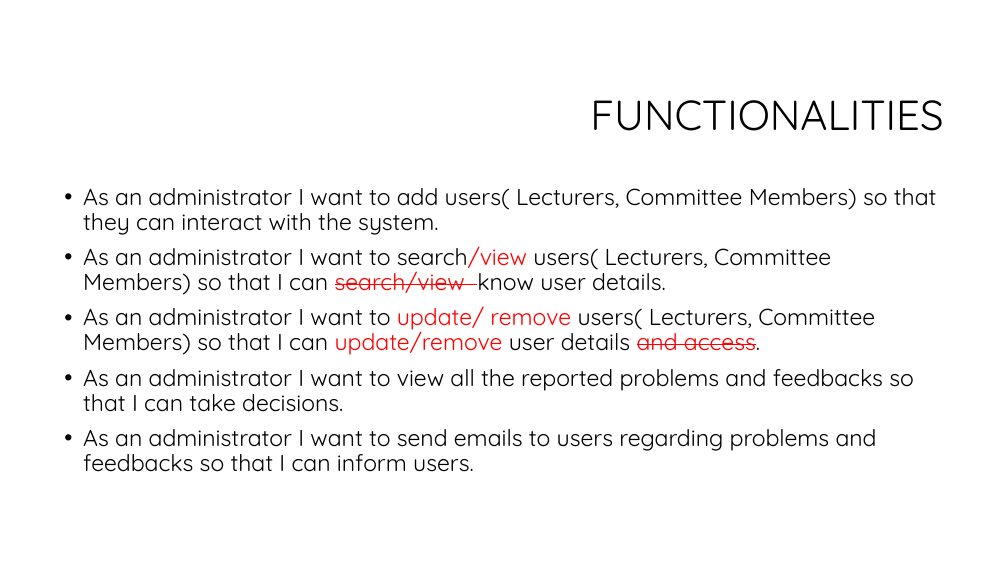
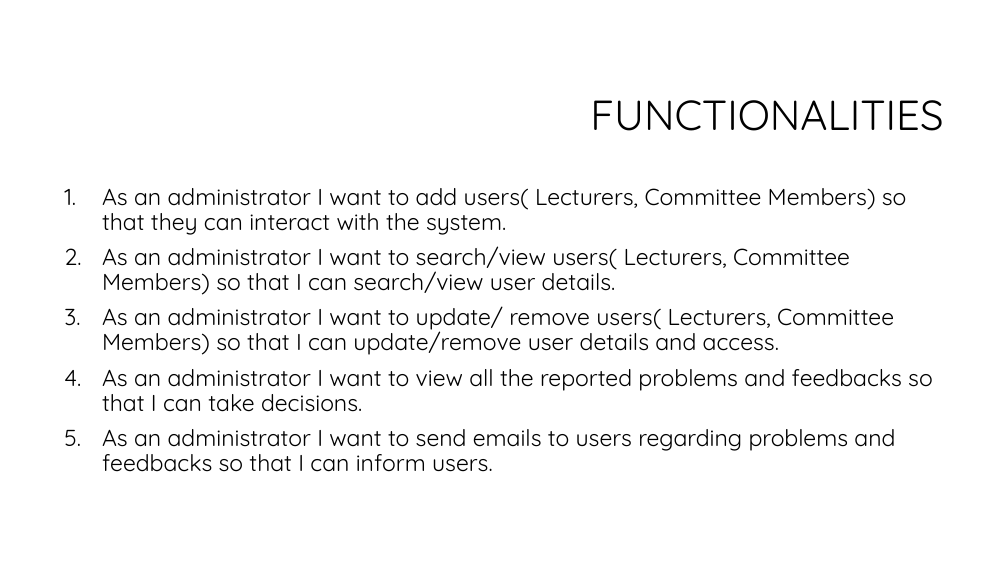
Before and after one commit to Sajith16/CSSEDocs, a slide deck: slide 7 of CodeFest-Management-Tool.pptx. Drawn at 1008x567 pixels with LibreOffice and Linux fonts; fonts in the diff are those of the drawing; background and template pictures are left out. Boxes give left, top, right and bottom in pixels: in the first picture for what was removed or moved away, otherwise in the second. Text is boxed around its words. In the diff, an @@ line names an element or a change of style, - is before the commit and + after.

```diff
--- a/CodeFest-Management-Tool.pptx
+++ b/CodeFest-Management-Tool.pptx
@@ text at (102,188,933,472): text colour #FF0000 to #000000 in "update/ remove update/remove and access."; strikethrough off in "and access."; bullet • to 1. @@
@@ text at (102,246,850,295): text changed @@
-• As an administrator I want to search/view users( Lecturers, Committee Members) so that I can search/view know user details.
+2. As an administrator I want to search/view users( Lecturers, Committee Members) so that I can search/view user details.
```
Also in this commit, not shown: 8 other slides changed.
